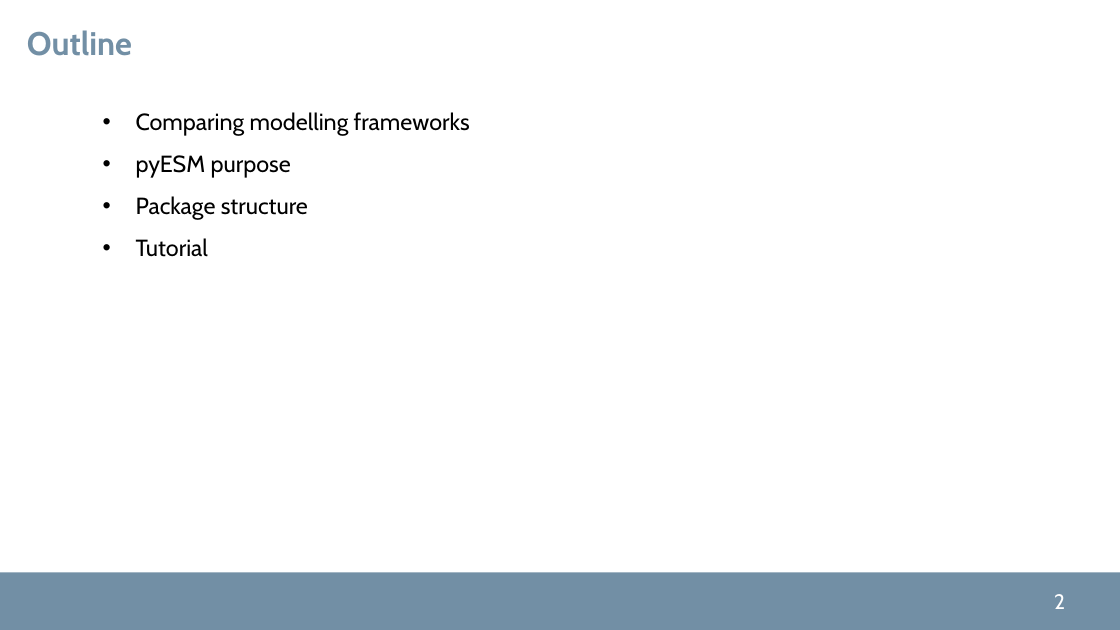
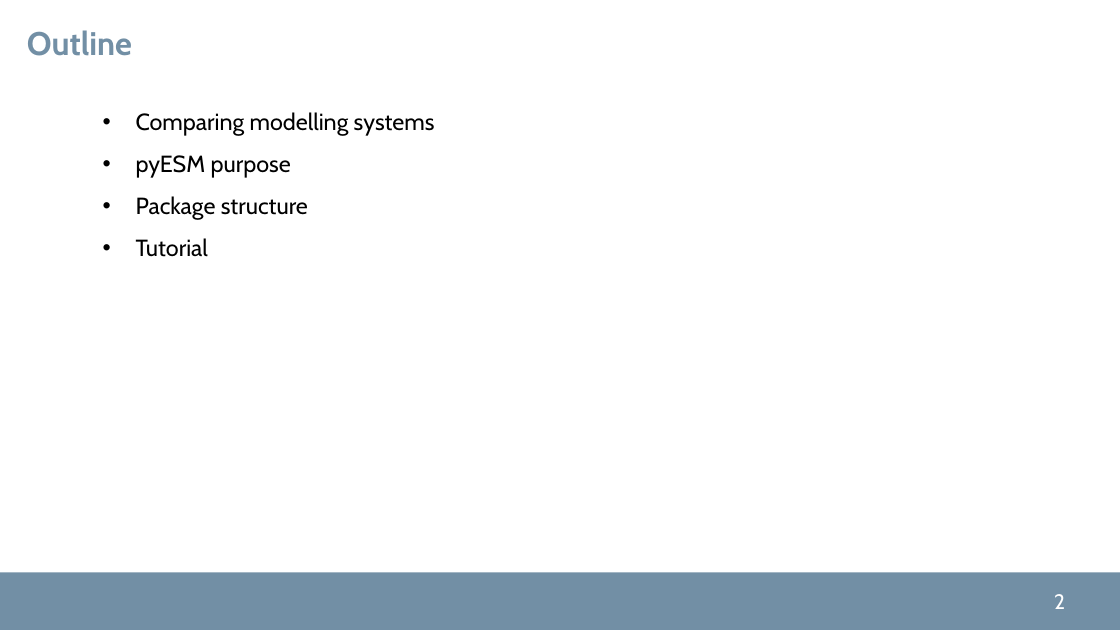
Before and after one commit to pyESM-project/pyesm, a slide deck: slide 2 of doc/pyesm.pptx. Drawn at 1120x630 pixels with LibreOffice and Linux fonts; fonts in the diff are those of the drawing; background and template pictures are left out. Boxes give left, top, right and bottom in pixels: in the first picture for what was removed or moved away, otherwise in the second. Text is boxed around its words. In the diff, an @@ line names an element or a change of style, - is before the commit and + after.

```diff
--- a/doc/pyesm.pptx
+++ b/doc/pyesm.pptx
@@ text at [136,112,435,136]: text changed @@
-• Comparing modelling frameworks
+• Comparing modelling systems
```
Also in this commit, not shown: 5 other slides changed, 9 other files.
